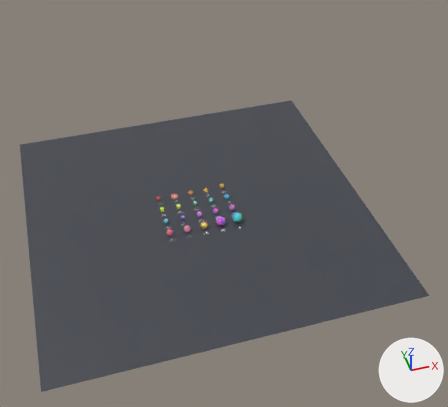
The Blender file blender/dados.blend: old version first, new version second.
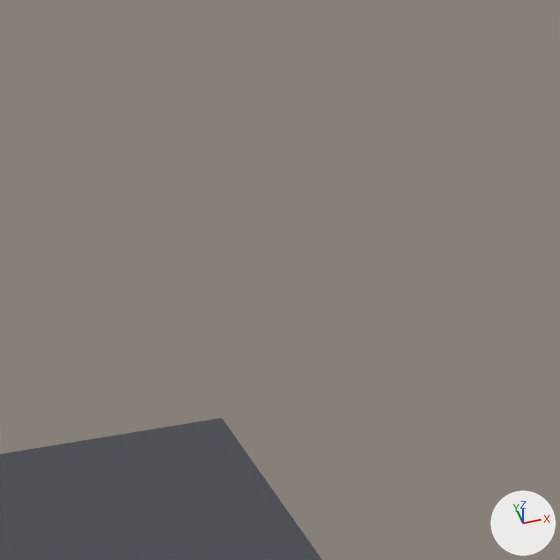
The first picture shows the older version from a 50 mm camera at (-52.0, -219.0, 202.0) aimed at (18.0, 16.0, -14.0). The close-ups show the older and then the newer version on the part from 53% to 83% of the width and 0% to 33% of the height of that picture. Only the edits that show in the close-ups are written down. Every picture has the same lights, and +X, +Y and +Z are marked at lower right.

The first close-up shows 'Chao'.
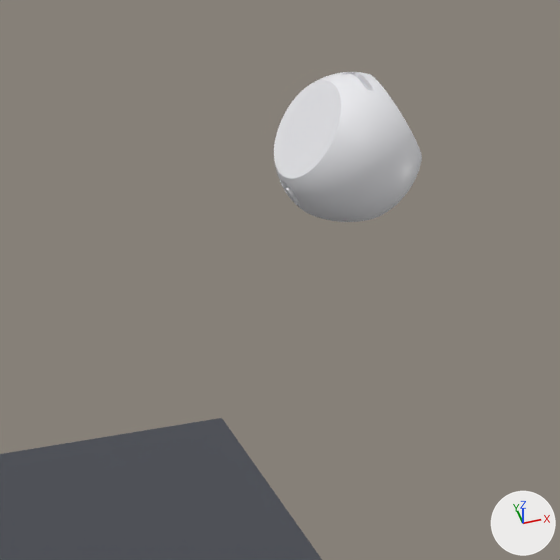
Changed parts and their boxes [x1, y1, x2, y2] in the close-ups (560 x 560 px):
'würfel+dreiseitig', added
    after: [274, 72, 422, 222]

Patch to the scene script:
```diff
--- a/blender/dados.blend.py
+++ b/blender/dados.blend.py
@@ mat_refmat @@
+mat_refmat = principled_material('RefMat')
+mat_refmat.base_color = (0.85, 0.85, 0.88)  # white #ededf1
+mat_refmat.roughness = 0.4
@@ me_würfel_dreiseitig @@
+me_würfel_dreiseitig.from_pydata(...)  # 4219 vertices, 8434 faces; spans x 111.9..135.4, y 125.5..149.5, z 0.0..20.8
+me_würfel_dreiseitig.materials.append(mat_refmat)  # white #ededf1
@@ ob_würfel_dreiseitig @@
+ob_würfel_dreiseitig = bpy.data.objects.new('würfel+dreiseitig', me_würfel_dreiseitig)
+ob_würfel_dreiseitig.location = (0.0, 0.0, 0.0)
```
